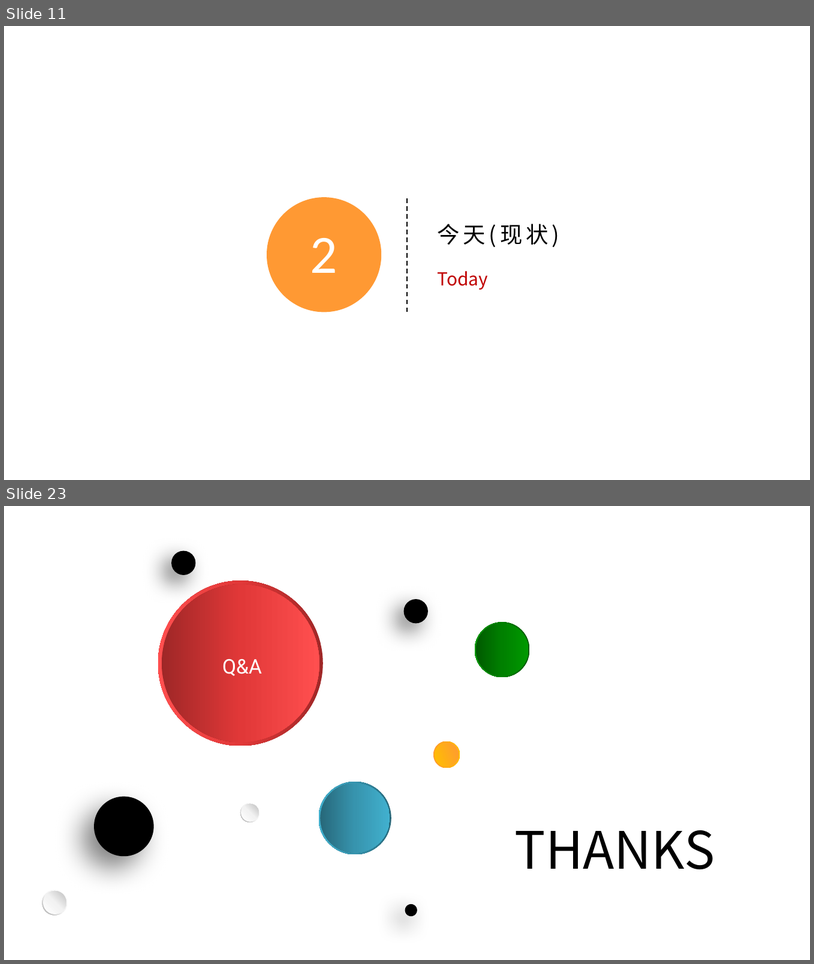
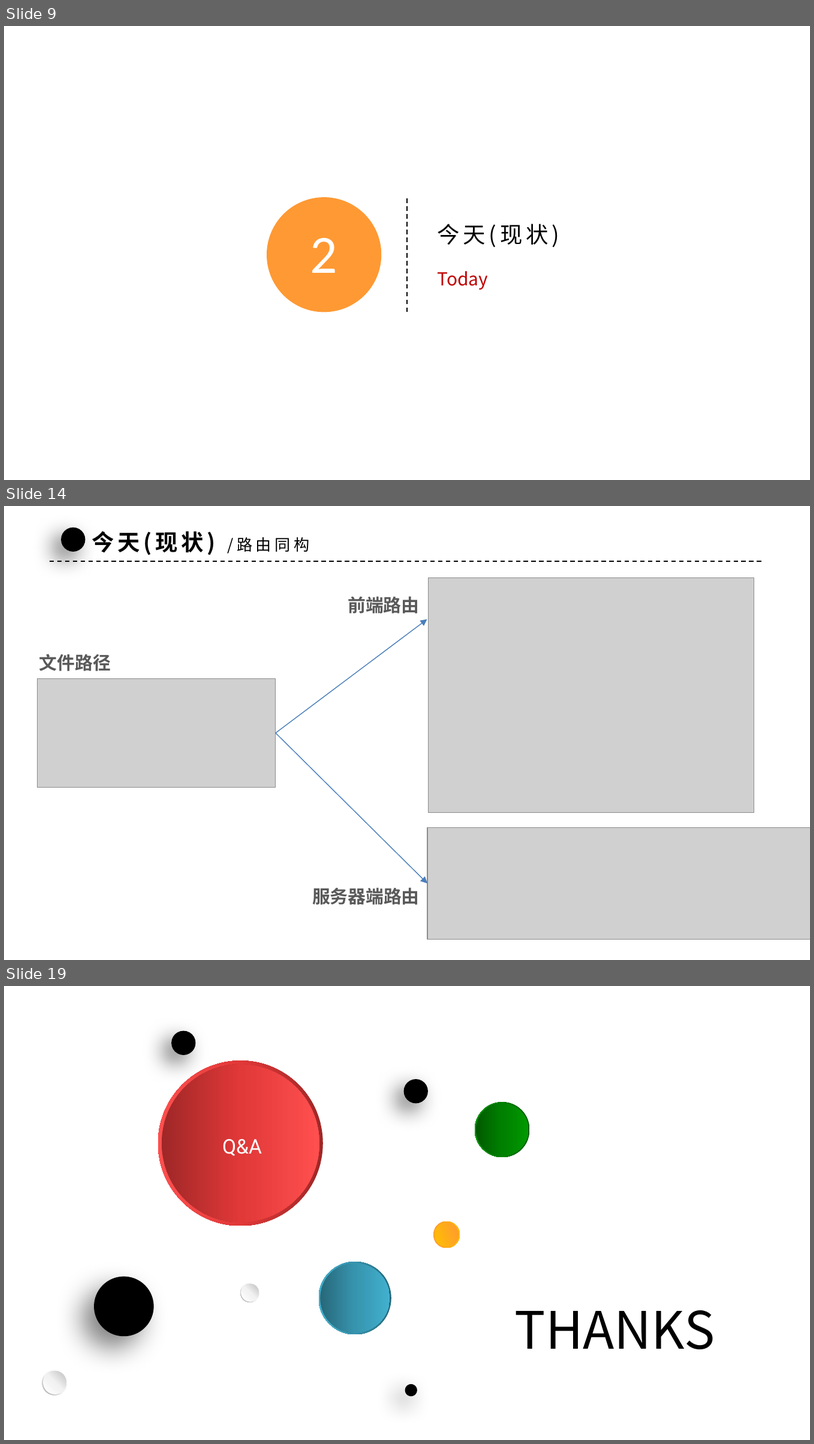
Before and after one commit to xiaoqiang-zhao/my-cellar, a slide deck: web/articles/ssr/SSR.pptx. Shown one above the other, each under a label of ours: slides 11 and 23 before the commit, slides 9, 14 and 19 after it; the slides between them are not shown. The pictures are 814x964 and 814x1444 pixels, drawn with LibreOffice and Linux fonts; fonts in the diff are those of the drawing; grey boxes stand for pictures; background and template pictures are left out. Boxes give left, top, right and bottom in pixels: in the first picture for what was removed or moved away, otherwise in the second. Text is boxed around its words. In the diff, an @@ line names an element or a change of style, - is before the commit and + after.

```diff
--- a/web/articles/ssr/SSR.pptx
+++ b/web/articles/ssr/SSR.pptx
@@ slide 14 added at (x1=4, y1=506, x2=810, y2=960), background picture (left out) @@
@@ ellipse added at (x1=61, y1=527, x2=86, y2=551), fill #000000 @@
@@ text added at (x1=92, y1=531, x2=309, y2=555), 20 pt, text #000000, bold @@
+今天(现状) /路由同构
@@ line added from (49, 561) to (765, 561), #000000 1 pt dashed @@
@@ picture added at (x1=429, y1=578, x2=755, y2=813) @@
@@ text added at (x1=348, y1=596, x2=419, y2=613), 16 pt, text #595959, bold @@
+前端路由
@@ arrow added from (276, 733) to (428, 619), #4B7EBC 0.75 pt @@
@@ text added at (x1=39, y1=654, x2=111, y2=671), 16 pt, text #595959, bold @@
+文件路径
@@ picture added at (x1=37, y1=679, x2=276, y2=787) @@
@@ arrow added from (276, 733) to (428, 883), #4B7EBC 0.75 pt @@
@@ picture added at (x1=428, y1=827, x2=810, y2=938) @@
@@ text added at (x1=312, y1=887, x2=420, y2=904), 16 pt, text #595959, bold @@
+服务器端路由
@@ what was slide 11 is now slide 9 @@
@@ what was slide 23 is now slide 19 @@
```
Also in this commit, not shown: 7 slides changed, 8 other slides added, 12 slides removed, 1 other file.
